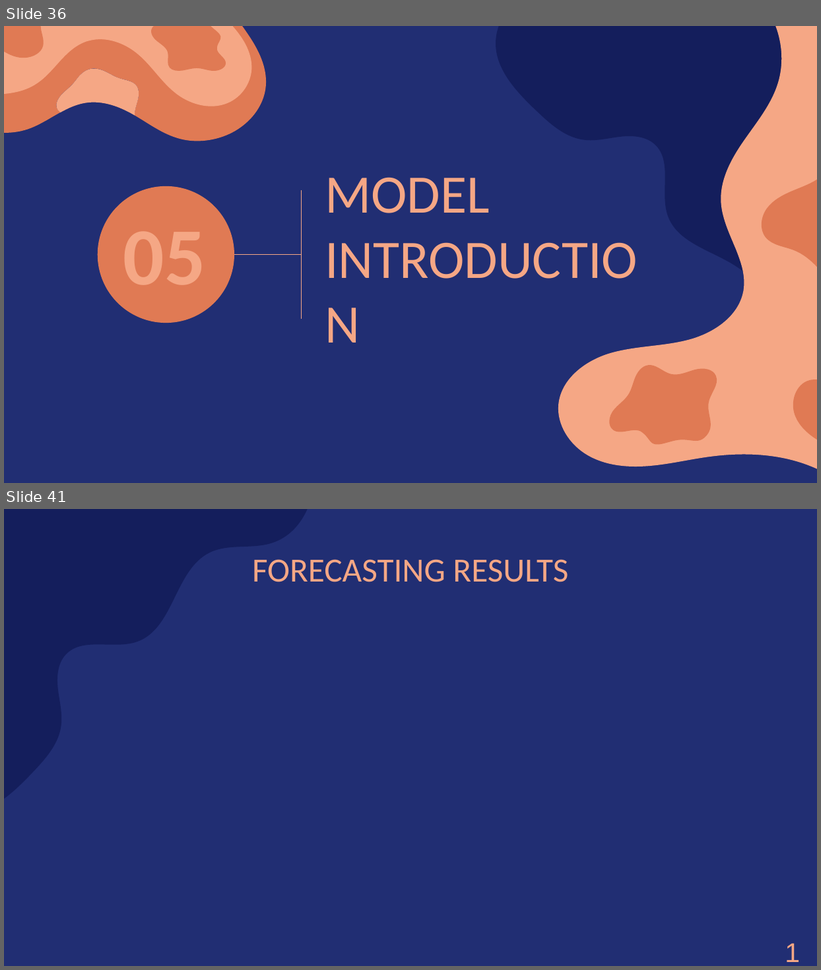
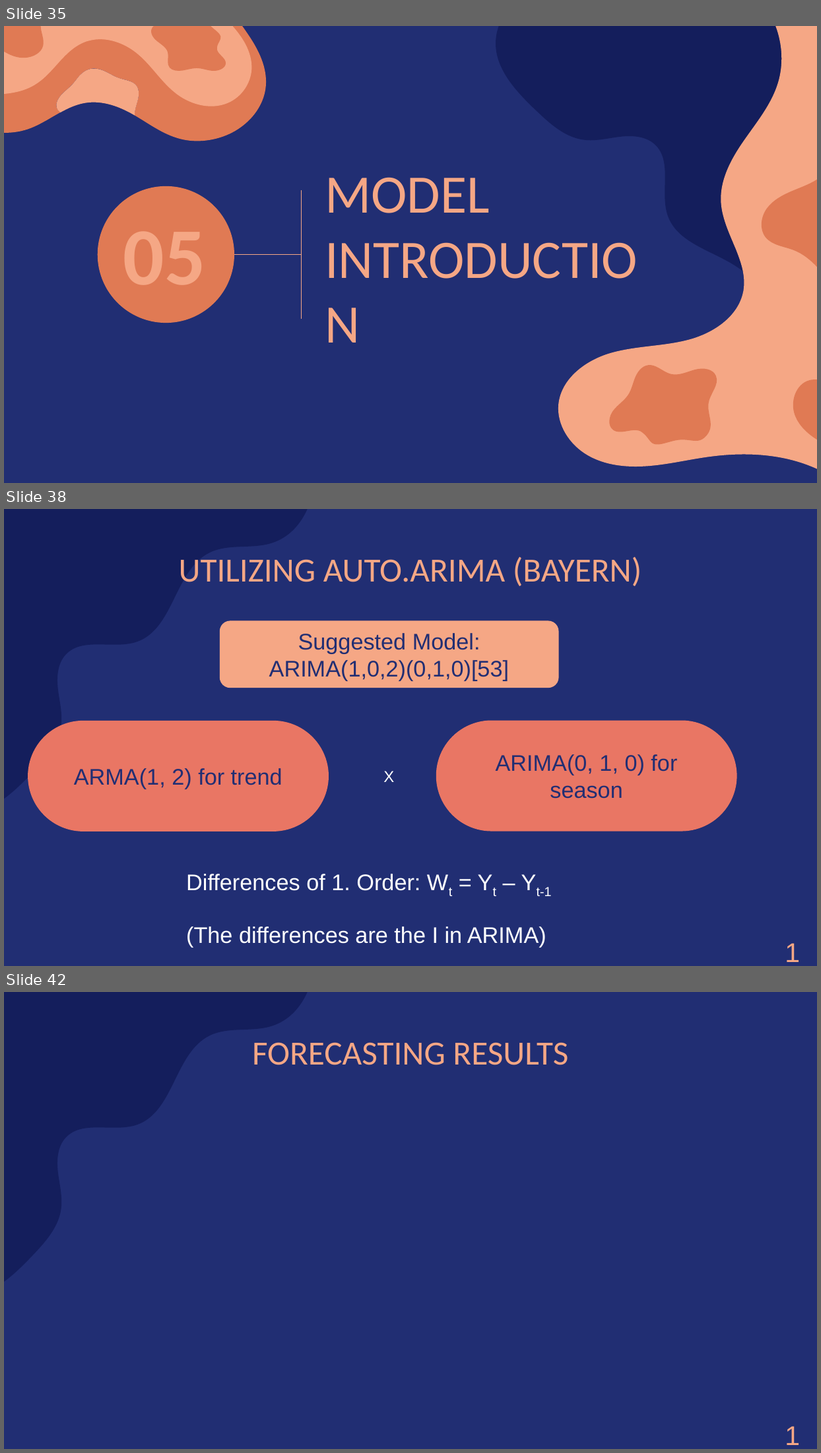
Before and after one commit to amarquard089/Covid19-Hospitalisierungsrate, a slide deck: Praesentation/COVID-19 Hospitalisierungsrate.pptx. Shown one above the other, each under a label of ours: slides 36 and 41 before the commit, slides 35, 38 and 42 after it; the slides between them are not shown. The pictures are 821x970 and 821x1453 pixels, drawn with LibreOffice and Linux fonts; fonts in the diff are those of the drawing. Boxes give left, top, right and bottom in pixels: in the first picture for what was removed or moved away, otherwise in the second. Text is boxed around its words. In the diff, an @@ line names an element or a change of style, - is before the commit and + after.

```diff
--- a/Praesentation/COVID-19 Hospitalisierungsrate.pptx
+++ b/Praesentation/COVID-19 Hospitalisierungsrate.pptx
@@ slide 38 added at bbox=[4, 509, 817, 966], background #212E73; not listed: 1 template element that a slide beside it also shows @@
@@ title added at bbox=[179, 557, 642, 586], 30 pt, text #F5A785 @@
+UTILIZING AUTO.ARIMA (BAYERN)
@@ rounded rectangle added at bbox=[219, 621, 558, 689], fill #F5A785, 20 pt, text #212E73 @@
+Suggested Model: ARIMA(1,0,2)(0,1,0)[53]
@@ rounded rectangle added at bbox=[28, 720, 329, 831], fill #E97664, 20 pt, text #212E73 @@
+ARMA(1, 2) for trend
@@ rounded rectangle added at bbox=[436, 720, 737, 831], fill #E97664, 20 pt, text #212E73 @@
+ARIMA(0, 1, 0) for season
@@ text added at bbox=[384, 771, 394, 782], 14 pt, text #FFFFFF @@
+X
@@ text added at bbox=[186, 874, 552, 896], 20 pt, text #FFFFFF @@
+Differences of 1. Order: Wt = Yt – Yt-1
@@ text added at bbox=[186, 927, 547, 947], 20 pt, text #FFFFFF @@
+(The differences are the I in ARIMA)
@@ text added at bbox=[778, 932, 817, 966], 24 pt, text #F5A785 @@
+15
@@ what was slide 36 is now slide 35 @@
@@ what was slide 41 is now slide 42 @@
```
Also in this commit, not shown: 10 slides changed, 8 other slides added, 3 slides removed, 7 other files.
